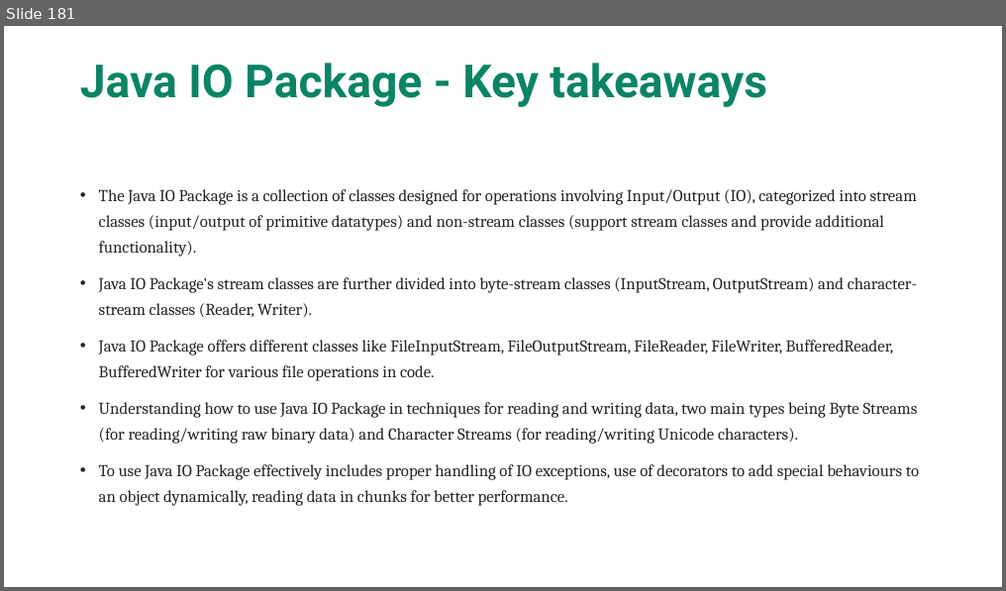
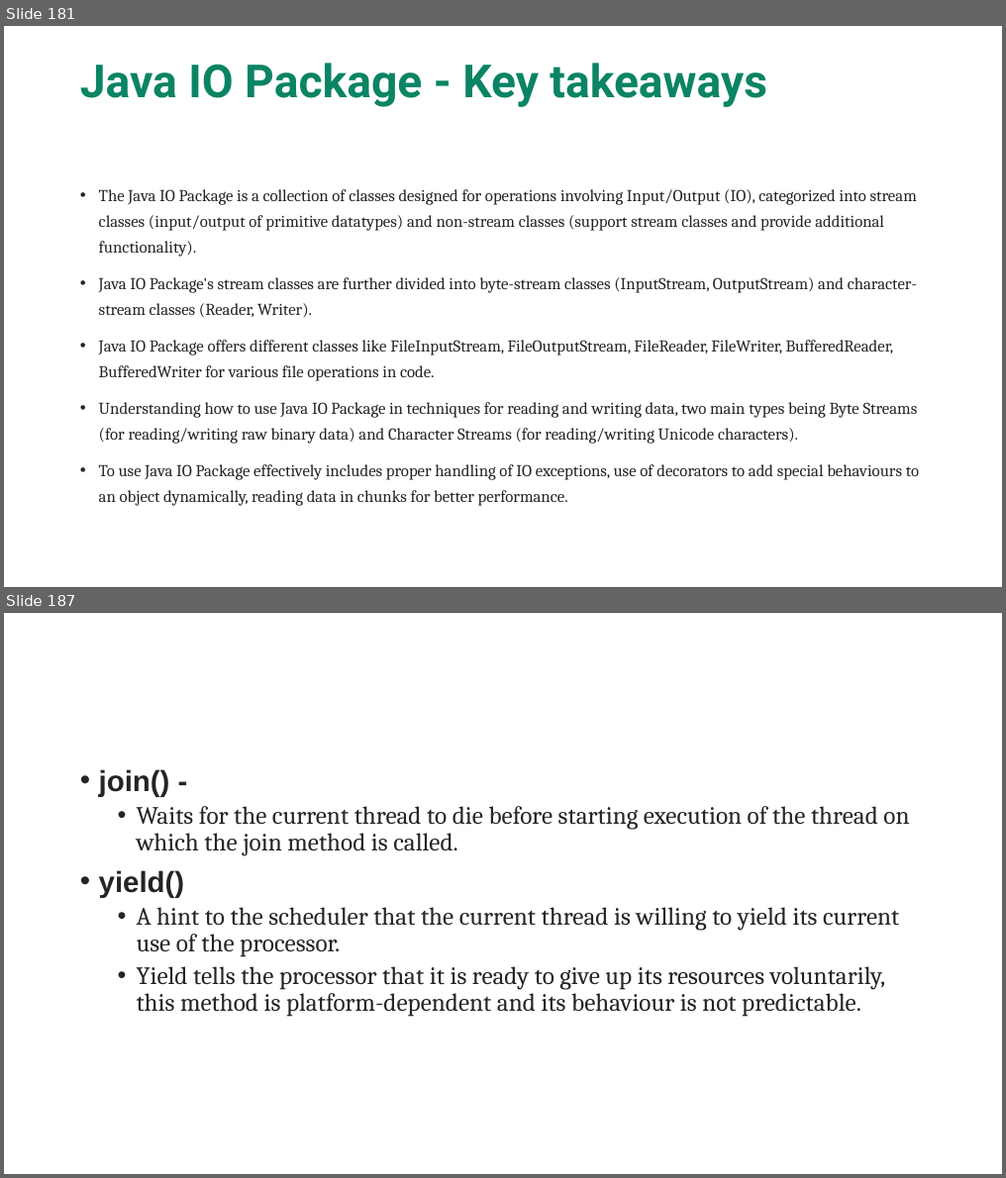
Before and after one commit to maddireddy/Core-Java, a slide deck: Notes/Core_Java.pptx. Shown one above the other, each under a label of ours: slide 181 before the commit, slides 181 and 187 after it; the slides between them are not shown. The pictures are 1006x591 and 1006x1178 pixels, drawn with LibreOffice and Linux fonts; fonts in the diff are those of the drawing. Boxes give left, top, right and bottom in pixels: in the first picture for what was removed or moved away, otherwise in the second. Text is boxed around its words. In the diff, an @@ line names an element or a change of style, - is before the commit and + after.

```diff
--- a/Notes/Core_Java.pptx
+++ b/Notes/Core_Java.pptx
@@ slide 187 added at (4,613,1002,1174), background #FFFFFF @@
@@ text added at (99,769,909,1017), 24 pt, text #242424 @@
+• join() -
+  • Waits for the current thread to die before starting execution of the thread on which the join method is called.
+• yield()
+  • A hint to the scheduler that the current thread is willing to yield its current use of the processor.
+  • Yield tells the processor that it is ready to give up its resources voluntarily, this method is platform-dependent and its behaviour is not predictable.
```
Also in this commit, not shown: 22 other slides added, 12 other files.
